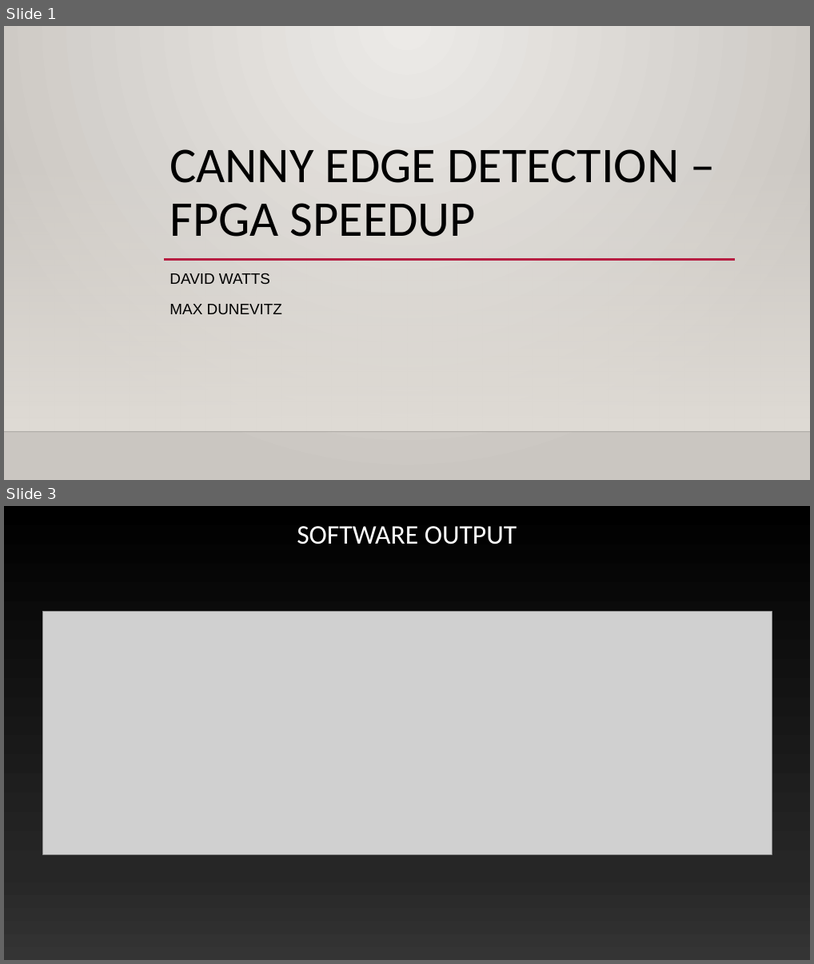
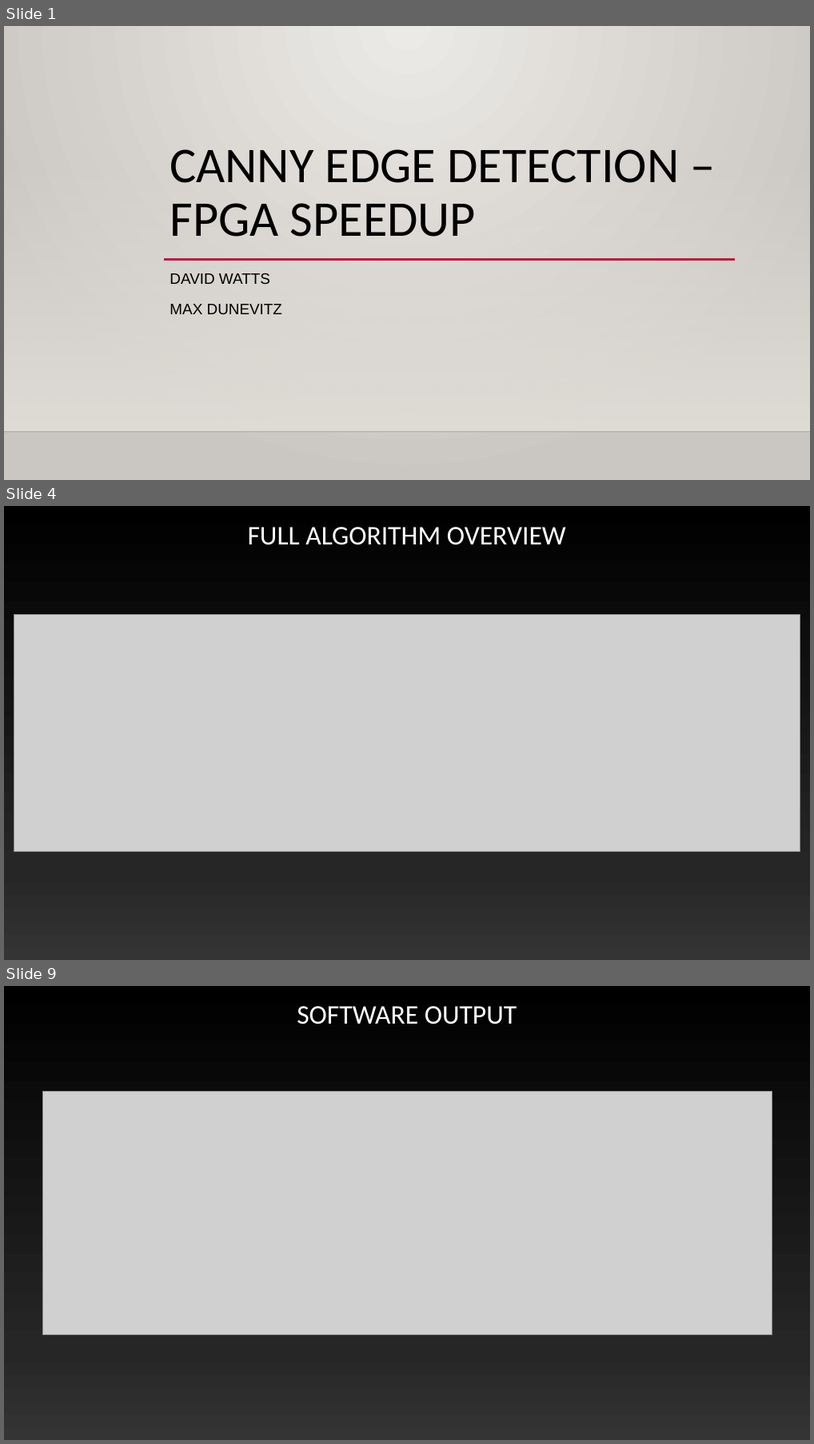
Before and after one commit to Maximus32/Reconfig-Canny, a slide deck: Deliverables/Canny edge detection – fpga speedup.pptx. Shown one above the other, each under a label of ours: slides 1 and 3 before the commit, slides 1, 4 and 9 after it; the slides between them are not shown. The pictures are 814x964 and 814x1444 pixels, drawn with LibreOffice and Linux fonts; fonts in the diff are those of the drawing; grey boxes stand for pictures; background and template pictures are left out. Boxes give left, top, right and bottom in pixels: in the first picture for what was removed or moved away, otherwise in the second. Text is boxed around its words. In the diff, an @@ line names an element or a change of style, - is before the commit and + after.

```diff
--- a/Deliverables/Canny edge detection – fpga speedup.pptx
+++ b/Deliverables/Canny edge detection – fpga speedup.pptx
@@ slide 4 added at <box>4,506,810,960</box>, background gradient #000000 to #262626 to #343434 @@
@@ title added at <box>248,527,566,545</box>, 32 pt, text #FFFFFF @@
+FULL ALGORITHM OVERVIEW
@@ picture added at <box>14,614,800,851</box> @@
@@ what was slide 3 is now slide 9 @@
```
Also in this commit, not shown: 3 slides changed, 7 other slides added, 2 slides removed, 1 other file.
